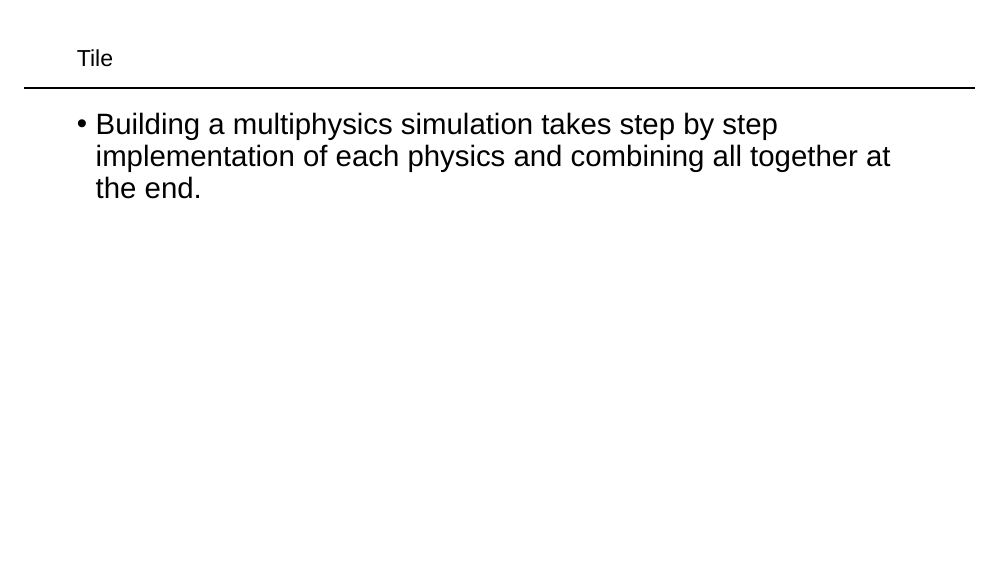
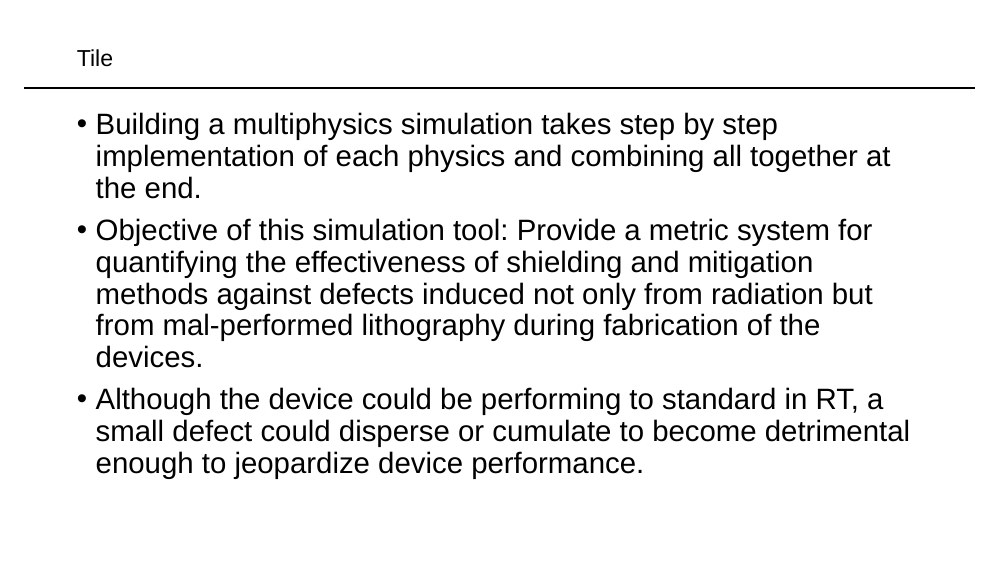
Before and after one commit to kimchanwook/RadiationEffects_proj2, a slide deck: slide 2 of docs/slides/RadEff2_slides.pptx. Drawn at 1008x567 pixels with LibreOffice and Linux fonts; fonts in the diff are those of the drawing. Boxes give left, top, right and bottom in pixels: in the first picture for what was removed or moved away, otherwise in the second. Text is boxed around its words. In the diff, an @@ line names an element or a change of style, - is before the commit and + after.

```diff
--- a/docs/slides/RadEff2_slides.pptx
+++ b/docs/slides/RadEff2_slides.pptx
@@ text at (x1=96, y1=218, x2=910, y2=479): paragraphs added @@
+• Objective of this simulation tool: Provide a metric system for quantifying the effectiveness of shielding and mitigation methods against defects induced not only from radiation but from mal-performed lithography during fabrication of the devices.
+• Although the device could be performing to standard in RT, a small defect could disperse or cumulate to become detrimental enough to jeopardize device performance.
```
